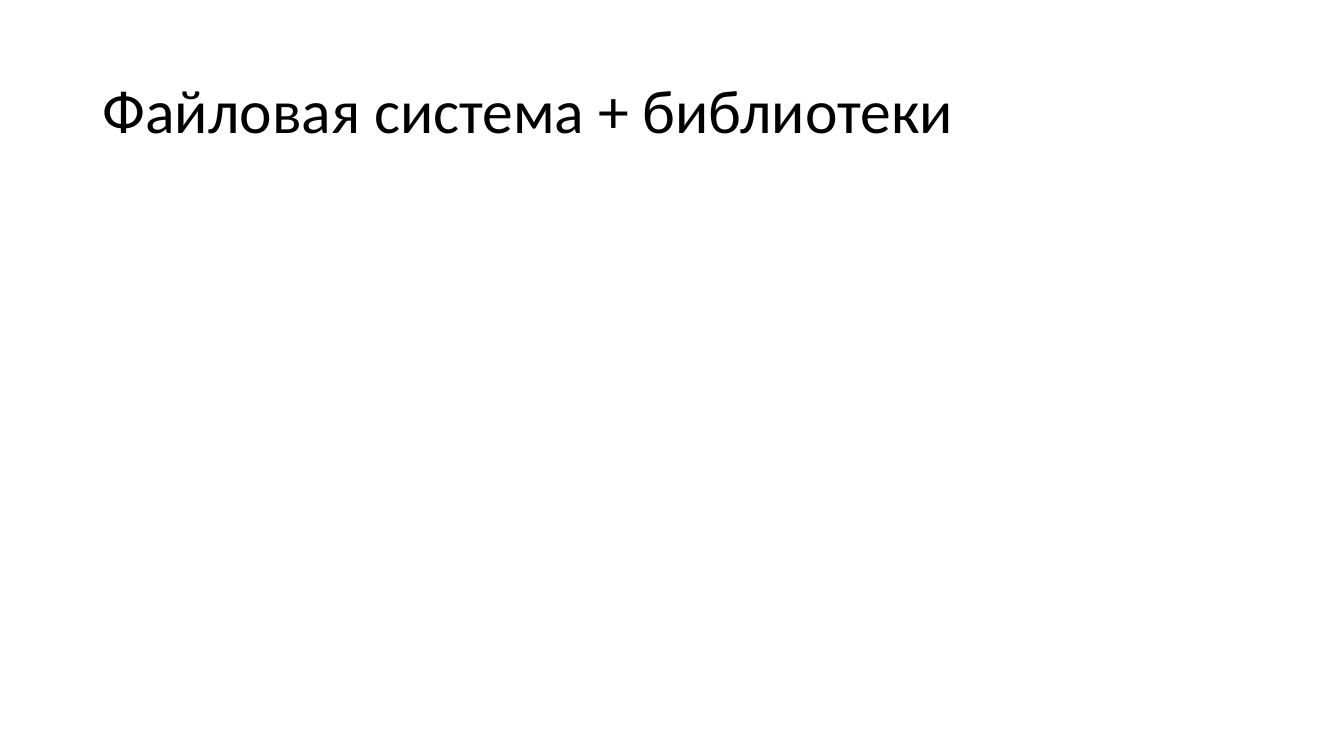
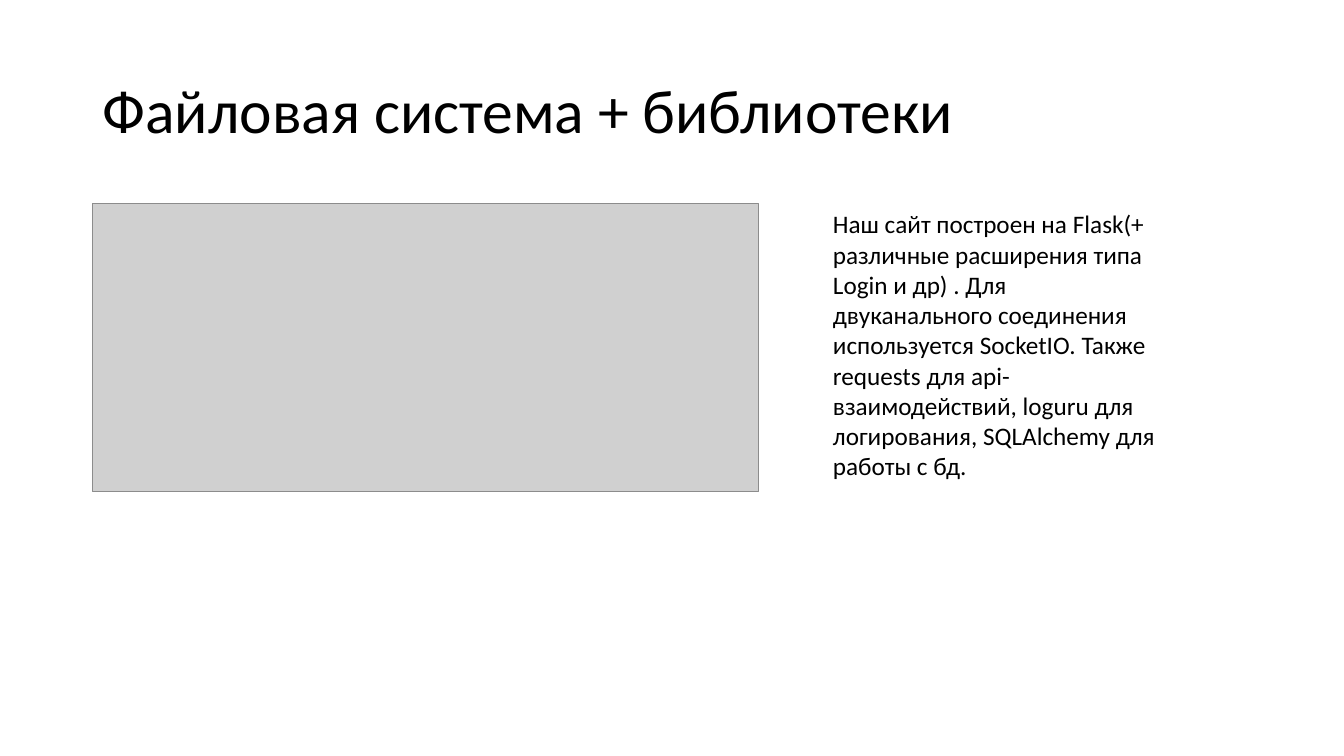
Before and after one commit to andrey3304/The_greatest_project_of_our_time, a slide deck: slide 3 of materials/Presentation.pptx. Drawn at 1344x756 pixels with LibreOffice and Linux fonts; fonts in the diff are those of the drawing; grey boxes stand for pictures. Boxes give left, top, right and bottom in pixels: in the first picture for what was removed or moved away, otherwise in the second. Text is boxed around its words. In the diff, an @@ line names an element or a change of style, - is before the commit and + after.

```diff
--- a/materials/Presentation.pptx
+++ b/materials/Presentation.pptx
@@ picture added at (93,204,759,492) @@
@@ text added at (833,214,1155,479), 18 pt, text #000000 @@
+Наш сайт построен на Flask(+ различные расширения типа Login и др) . Для двуканального соединения используется SocketIO. Также requests для api-взаимодействий, loguru для логирования, SQLAlchemy для работы с бд.
```
Also in this commit, not shown: 3 other slides changed, 8 slides added, 4 slides removed, 1 other file.
